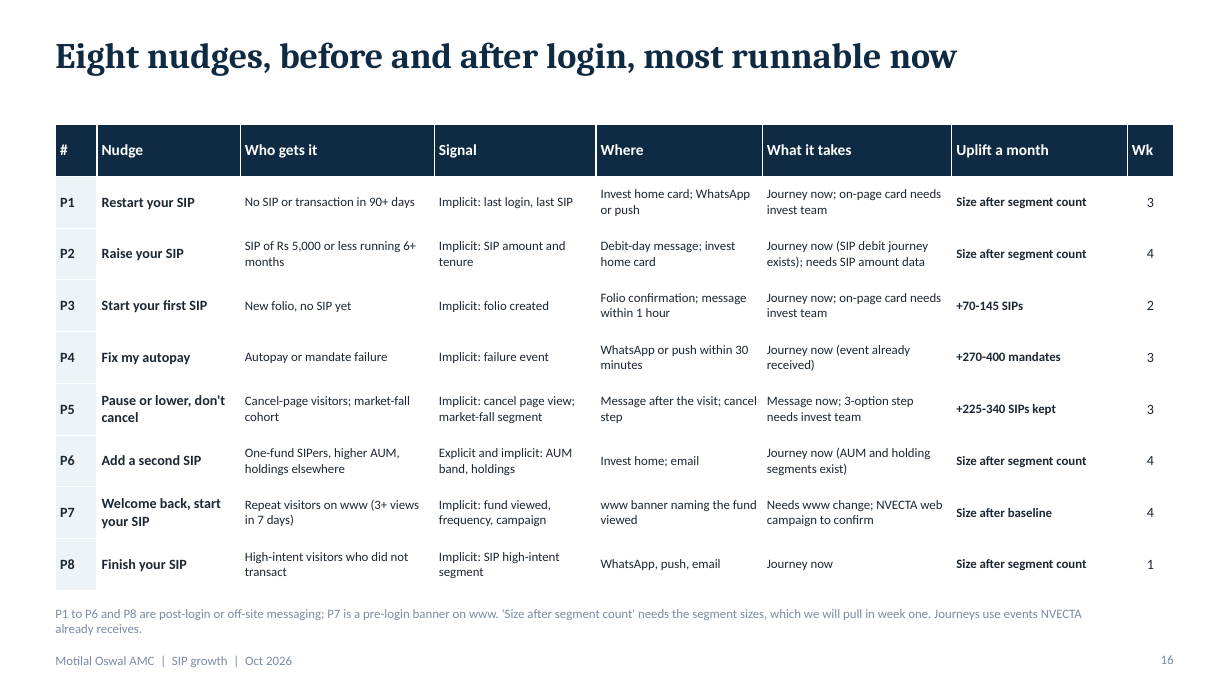
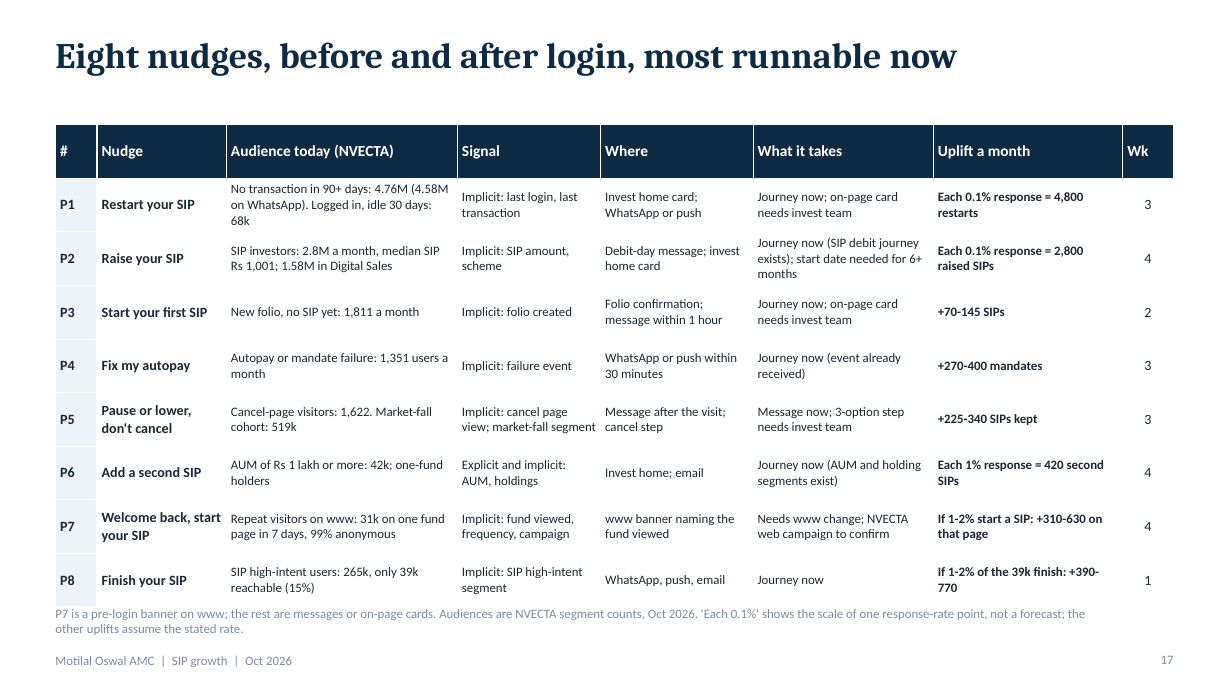
Before and after one commit to mandy7/Projects, a slide deck: slide 17 of SIP_Growth_Programme.pptx (slide 16 before the commit). Drawn at 1232x693 pixels with LibreOffice and Linux fonts; fonts in the diff are those of the drawing. Boxes give left, top, right and bottom in pixels: in the first picture for what was removed or moved away, otherwise in the second. Text is boxed around its words. In the diff, an @@ line names an element or a change of style, - is before the commit and + after.

```diff
--- a/SIP_Growth_Programme.pptx
+++ b/SIP_Growth_Programme.pptx
@@ table at box(55, 125, 1174, 598) @@
-row 1, column 3: Who gets it
+row 1, column 3: Audience today (NVECTA)
-row 2: P1 | Restart your SIP | No SIP or transaction in 90+ days | Implicit: last login, last SIP | Invest home card; WhatsApp or push | Journey now; on-page card needs invest team | Size after segment count | 3
+row 2: P1 | Restart your SIP | No transaction in 90+ days: 4.76M (4.58M on WhatsApp). Logged in, idle 30 days: 68k | Implicit: last login, last transaction | Invest home card; WhatsApp or push | Journey now; on-page card needs invest team | Each 0.1% response = 4,800 restarts | 3
-row 3: P2 | Raise your SIP | SIP of Rs 5,000 or less running 6+ months | Implicit: SIP amount and tenure | Debit-day message; invest home card | Journey now (SIP debit journey exists); needs SIP amount data | Size after segment count | 4
+row 3: P2 | Raise your SIP | SIP investors: 2.8M a month, median SIP Rs 1,001; 1.58M in Digital Sales | Implicit: SIP amount, scheme | Debit-day message; invest home card | Journey now (SIP debit journey exists); start date needed for 6+ months | Each 0.1% response = 2,800 raised SIPs | 4
-row 4, column 3: New folio, no SIP yet
+row 4, column 3: New folio, no SIP yet: 1,811 a month
-row 5, column 3: Autopay or mandate failure
+row 5, column 3: Autopay or mandate failure: 1,351 users a month
-row 6, column 3: Cancel-page visitors; market-fall cohort
+row 6, column 3: Cancel-page visitors: 1,622. Market-fall cohort: 519k
-row 7: P6 | Add a second SIP | One-fund SIPers, higher AUM, holdings elsewhere | Explicit and implicit: AUM band, holdings | Invest home; email | Journey now (AUM and holding segments exist) | Size after segment count | 4
+row 7: P6 | Add a second SIP | AUM of Rs 1 lakh or more: 42k; one-fund holders | Explicit and implicit: AUM, holdings | Invest home; email | Journey now (AUM and holding segments exist) | Each 1% response = 420 second SIPs | 4
-row 8, column 3: Repeat visitors on www (3+ views in 7 days)
+row 8, column 3: Repeat visitors on www: 31k on one fund page in 7 days, 99% anonymous
-row 8, column 7: Size after baseline
+row 8, column 7: If 1-2% start a SIP: +310-630 on that page
-row 9, column 3: High-intent visitors who did not transact
+row 9, column 3: SIP high-intent users: 265k, only 39k reachable (15%)
-row 9, column 7: Size after segment count
+row 9, column 7: If 1-2% of the 39k finish: +390-770
@@ text at box(55, 609, 1085, 635): text changed @@
-P1 to P6 and P8 are post-login or off-site messaging; P7 is a pre-login banner on www. 'Size after segment count' needs the segment sizes, which we will pull in week one. Journeys use events NVECTA already receives.
+P7 is a pre-login banner on www; the rest are messages or on-page cards. Audiences are NVECTA segment counts, Oct 2026. 'Each 0.1%' shows the scale of one response-rate point, not a forecast; the other uplifts assume the stated rate.
@@ page number at box(1161, 656, 1174, 664): text changed @@
-16
+17
```
Also in this commit, not shown: 6 other slides changed, 1 slide added.
